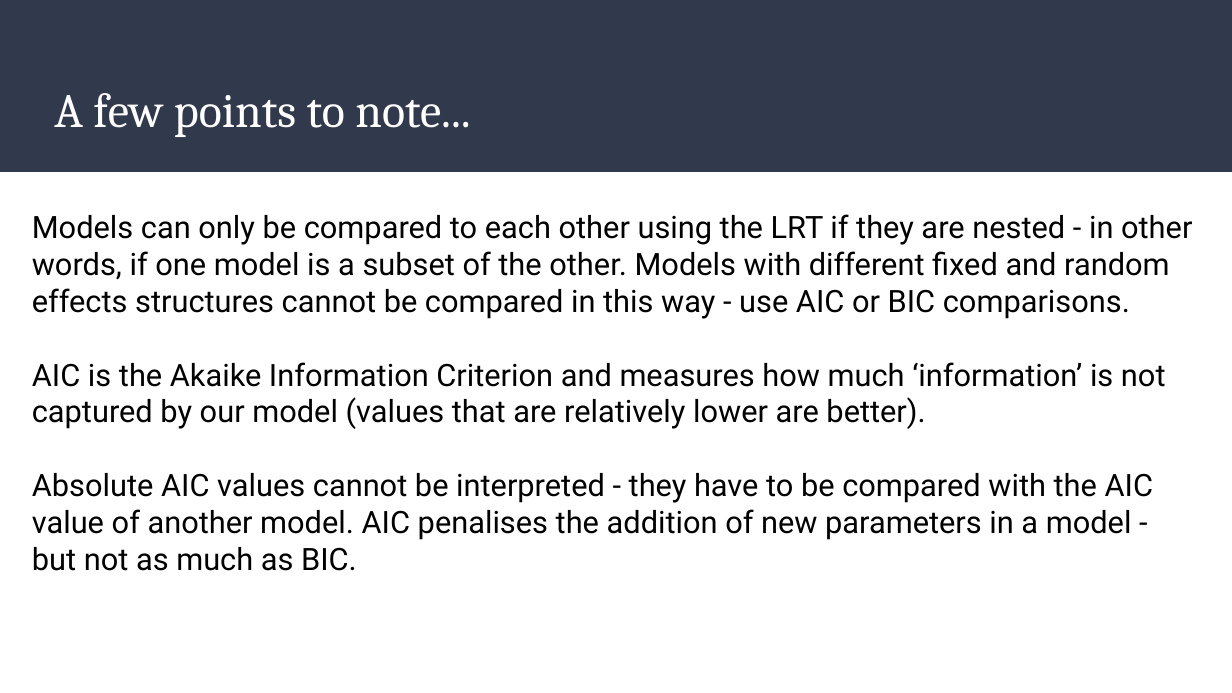
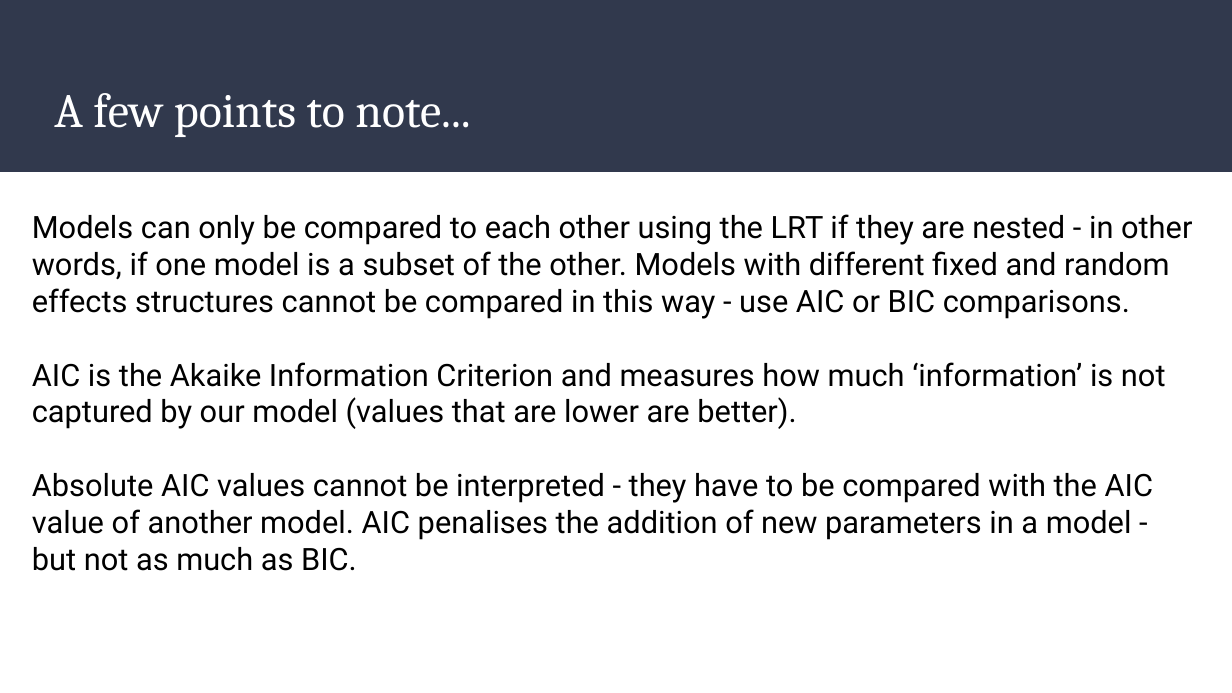
Before and after one commit to dannagifford/Wk5-15_mixed_models_pt1, a slide deck: slide 38 of slides/Mixed_Models_Part_1.odp. Drawn at 1232x693 pixels with LibreOffice and Linux fonts; fonts in the diff are those of the drawing. Boxes give left, top, right and bottom in pixels: in the first picture for what was removed or moved away, otherwise in the second. Text is boxed around its words. In the diff, an @@ line names an element or a change of style, - is before the commit and + after.

```diff
--- a/slides/Mixed_Models_Part_1.odp
+++ b/slides/Mixed_Models_Part_1.odp
@@ text at [32, 362, 1166, 429]: text changed @@
-AIC is the Akaike Information Criterion and measures how much ‘information’ is not captured by our model (values that are relatively lower are better).
+AIC is the Akaike Information Criterion and measures how much ‘information’ is not captured by our model (values that are lower are better).
```
Also in this commit, not shown: 4 other slides changed, 3 other files.
